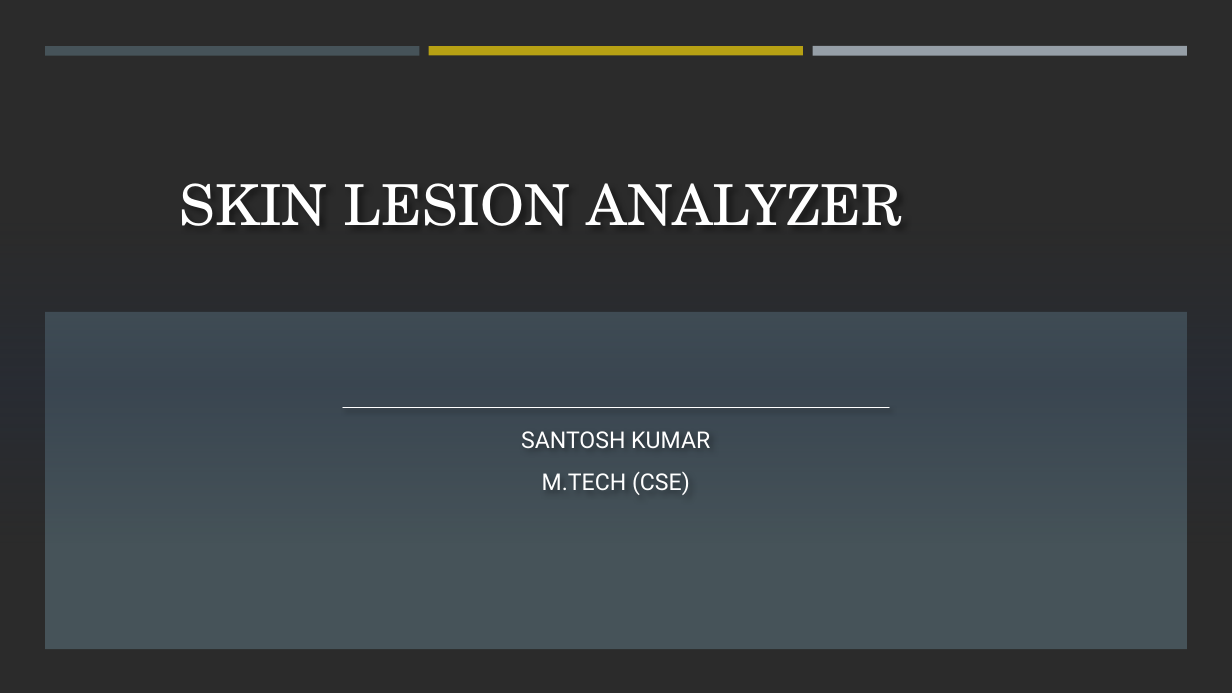
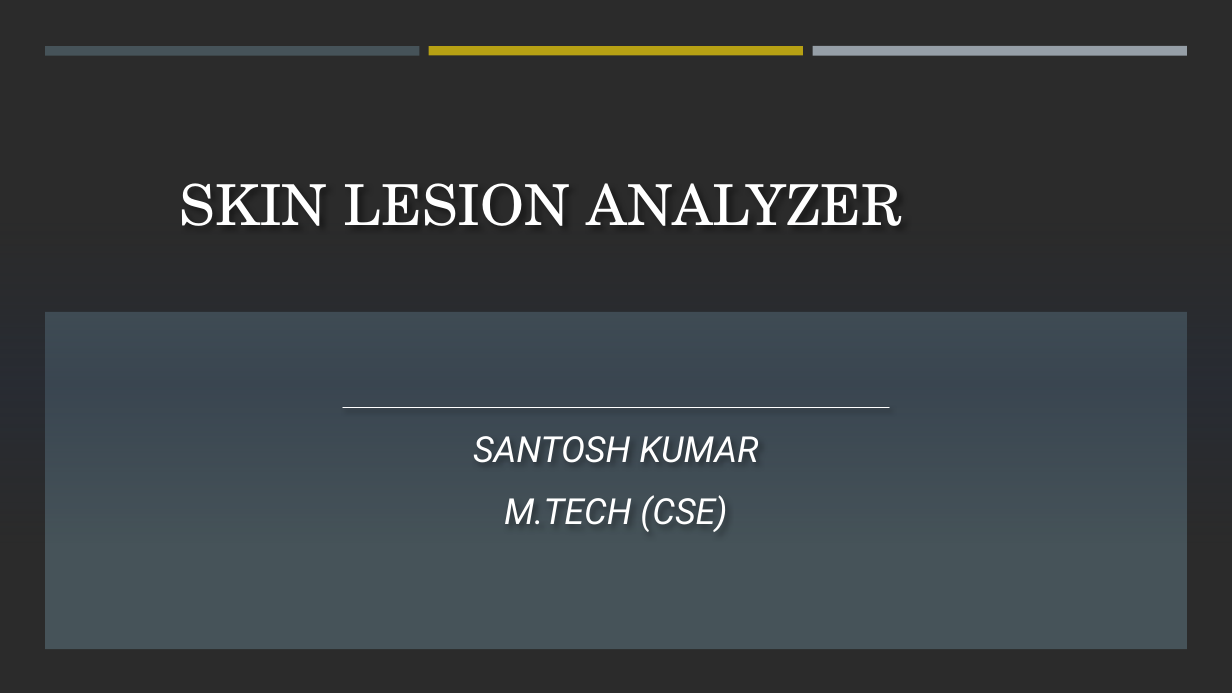
Before and after one commit to Santosh051985/SKIN_LESION_Detection, a slide deck: slide 1 of Skin Lesion Analyzer using CNN.pptx. Drawn at 1232x693 pixels with LibreOffice and Linux fonts; fonts in the diff are those of the drawing; background and template pictures are left out; a plain dark background stands for a picture behind light text. Boxes give left, top, right and bottom in pixels: in the first picture for what was removed or moved away, otherwise in the second. Text is boxed around its words. In the diff, an @@ line names an element or a change of style, - is before the commit and + after.

```diff
--- a/Skin Lesion Analyzer using CNN.pptx
+++ b/Skin Lesion Analyzer using CNN.pptx
@@ subtitle "SANTOSH KUMAR" at (473, 436, 758, 532): size 18 to 28 pt, italic on; more space between paragraphs @@
```
Also in this commit, not shown: 1 other slide changed, 1 slide added.
